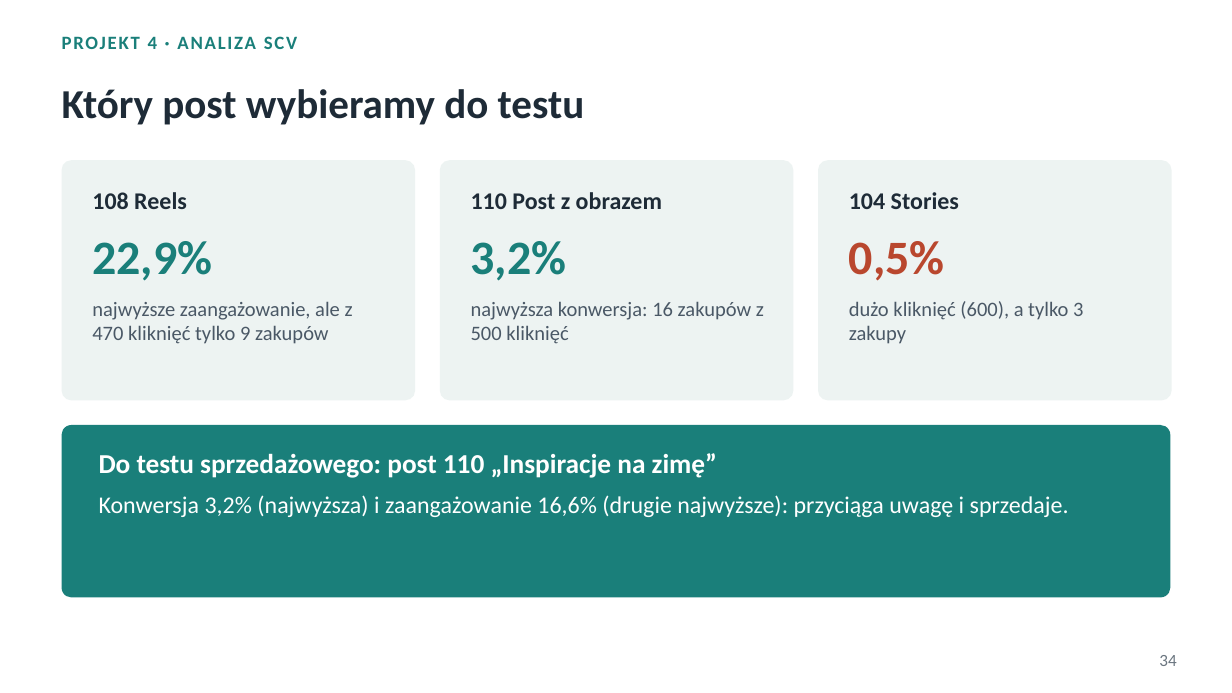
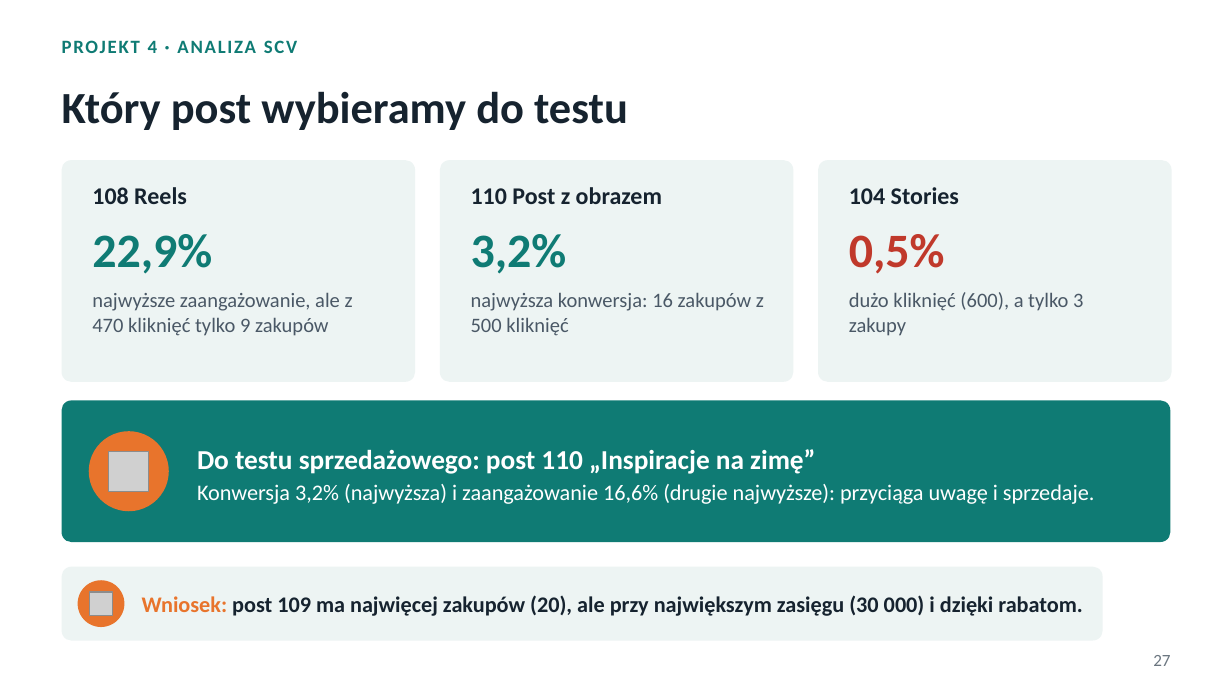
Before and after one commit to ploiu123/praca, a slide deck: slide 27 of prezentacja/Podstawy_analityki_projekty.pptx (slide 34 before the commit). Drawn at 1232x693 pixels with LibreOffice and Linux fonts; fonts in the diff are those of the drawing; grey boxes stand for pictures. Boxes give left, top, right and bottom in pixels: in the first picture for what was removed or moved away, otherwise in the second. Text is boxed around its words. In the diff, an @@ line names an element or a change of style, - is before the commit and + after.

```diff
--- a/prezentacja/Podstawy_analityki_projekty.pptx
+++ b/prezentacja/Podstawy_analityki_projekty.pptx
@@ title "Który post wybieramy do testu" at [62, 91, 628, 130]: size 24 to 26 pt, text colour #1E2B37 to #16232F @@
@@ rounded rectangle: place and size @@
-rounded rectangle at [62, 160, 415, 400]
+rounded rectangle at [62, 160, 415, 382]
@@ rounded rectangle: place and size @@
-rounded rectangle at [440, 160, 793, 400]
+rounded rectangle at [440, 160, 793, 382]
@@ text colour #1E2B37 to #16232F in 3 elements at [92, 187, 187, 204], [849, 187, 959, 204], [471, 187, 662, 204] @@
@@ fill #EDF3F2 to #EDF4F3; proportions changed in 3 elements at [62, 160, 415, 382], [440, 160, 793, 382], [818, 160, 1172, 382] @@
@@ rounded rectangle: place and size @@
-rounded rectangle at [818, 160, 1172, 400]
+rounded rectangle at [818, 160, 1172, 382]
@@ text colour #1A7F7A to #0F7B74 in 3 elements at [62, 40, 297, 53], [92, 234, 212, 274], [471, 234, 567, 274] @@
@@ 3 texts: place and size @@
-3 texts at [92, 241, 945, 281]
+3 texts at [92, 234, 945, 274]
@@ text "0,5%" at [849, 234, 945, 274]: text colour #B9472E to #C0392B @@
@@ text "najwyższe zaangażowanie, ale z 470 ...": place and size @@
-text "najwyższe zaangażowanie, ale z 470 ..." at [92, 301, 353, 344]
+text "najwyższe zaangażowanie, ale z 470 ..." at [92, 292, 353, 336]
@@ text "najwyższa konwersja: 16 zakupów z ...": place and size @@
-text "najwyższa konwersja: 16 zakupów z ..." at [471, 301, 764, 344]
+text "najwyższa konwersja: 16 zakupów z ..." at [471, 292, 764, 336]
@@ text "dużo kliknięć (600), a tylko ...": place and size @@
-text "dużo kliknięć (600), a tylko ..." at [849, 301, 1083, 344]
+text "dużo kliknięć (600), a tylko ..." at [849, 292, 1083, 336]
@@ rounded rectangle: place and size @@
-rounded rectangle at [62, 425, 1170, 598]
+rounded rectangle at [62, 400, 1170, 542]
@@ rounded rectangle at [62, 400, 1170, 542]: fill #1A7F7A to #0F7B74; proportions changed @@
@@ text "Do testu sprzedażowego: post 110 ...": place and size @@
-text "Do testu sprzedażowego: post 110 ..." at [99, 453, 1069, 517]
+text "Do testu sprzedażowego: post 110 ..." at [197, 449, 1095, 504]
@@ text "Do testu sprzedażowego: post 110 ..." at [197, 449, 1095, 504]: size 14 to 13 pt in "Konwersja 3,2% (najwyższa) i zaangażowanie 16,6% (drugie ..."; less space between paragraphs; vertical alignment top to middle @@
@@ ellipse added at [89, 431, 169, 511], fill #E8742C @@
@@ picture added at [108, 451, 149, 492] @@
@@ rounded rectangle added at [62, 567, 1103, 641], fill #EDF4F3 @@
@@ ellipse added at [78, 580, 124, 627], fill #E8742C @@
@@ picture added at [89, 591, 112, 615] @@
@@ text added at [142, 595, 1082, 616], 13 pt, text #16232F, bold @@
+Wniosek: post 109 ma najwięcej zakupów (20), ale przy największym zasięgu (30 000) i dzięki rabatom.
@@ page number added at [1153, 655, 1170, 666], 10 pt, text #6B7680 @@
+27
@@ page number removed at [1159, 655, 1176, 666] @@
-34
```
Also in this commit, not shown: 24 other slides changed, 10 slides added, 12 slides removed, 4 other files.
